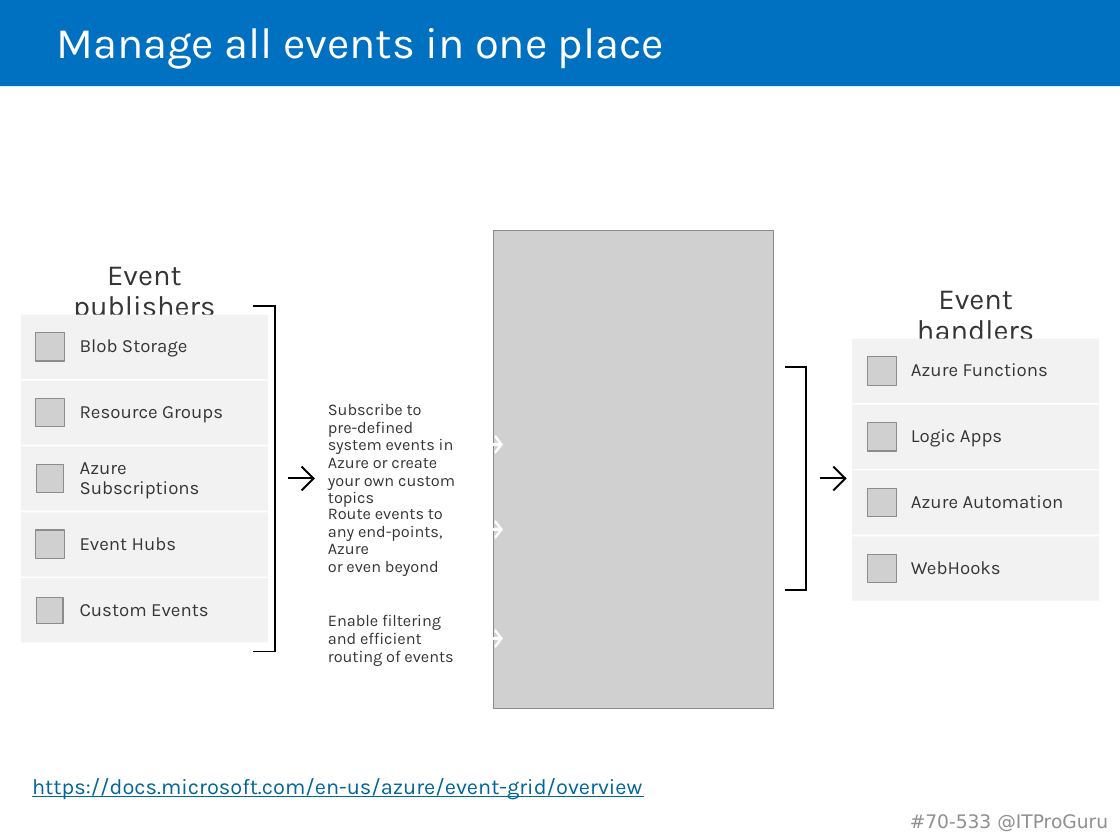
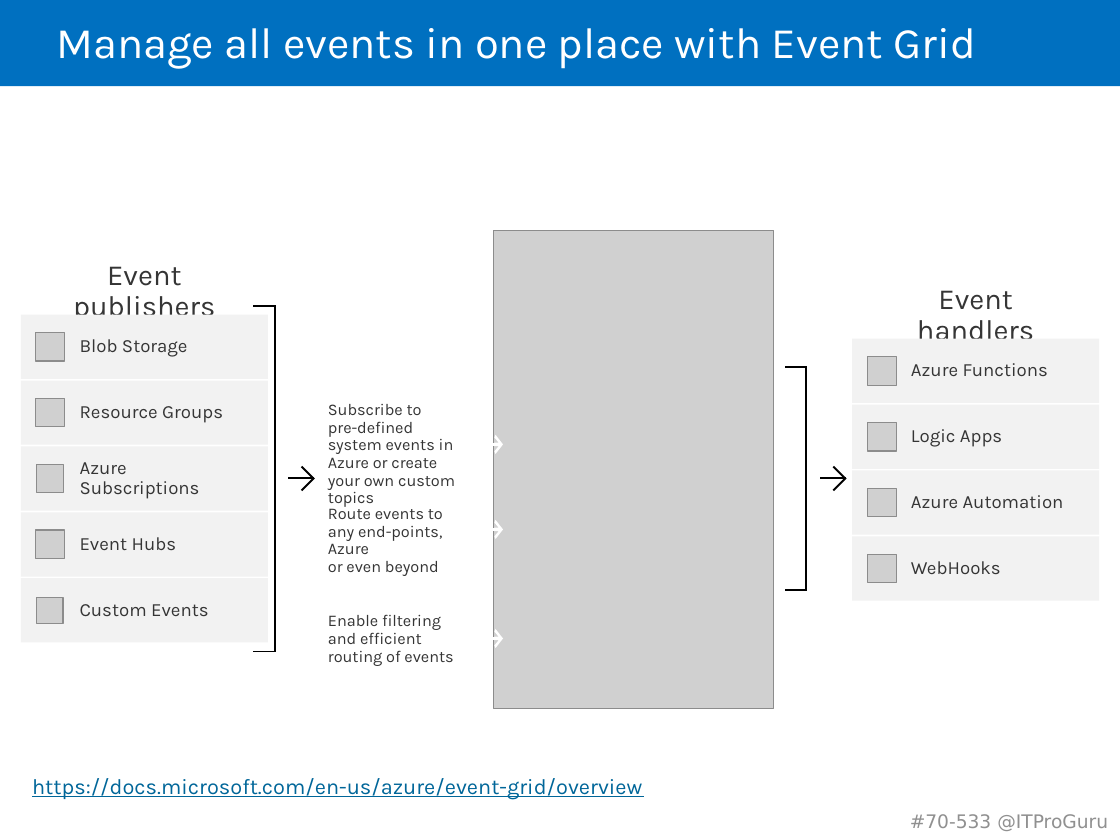
Before and after one commit to guruskill/70-533, a slide deck: slide 22 of 70-533-07-Operations.pptx. Drawn at 1120x840 pixels with LibreOffice and Linux fonts; fonts in the diff are those of the drawing; grey boxes stand for pictures. Boxes give left, top, right and bottom in pixels: in the first picture for what was removed or moved away, otherwise in the second. Text is boxed around its words. In the diff, an @@ line names an element or a change of style, - is before the commit and + after.

Commit message:
2018-02-07 First Event Updates

```diff
--- a/70-533-07-Operations.pptx
+++ b/70-533-07-Operations.pptx
@@ title at [56,28,975,69]: text changed @@
-Manage all events in one place
+Manage all events in one place with Event Grid
```
Also in this commit, not shown: 5 other slides changed, 2 slides added, 1 slide removed, 5 other files.
